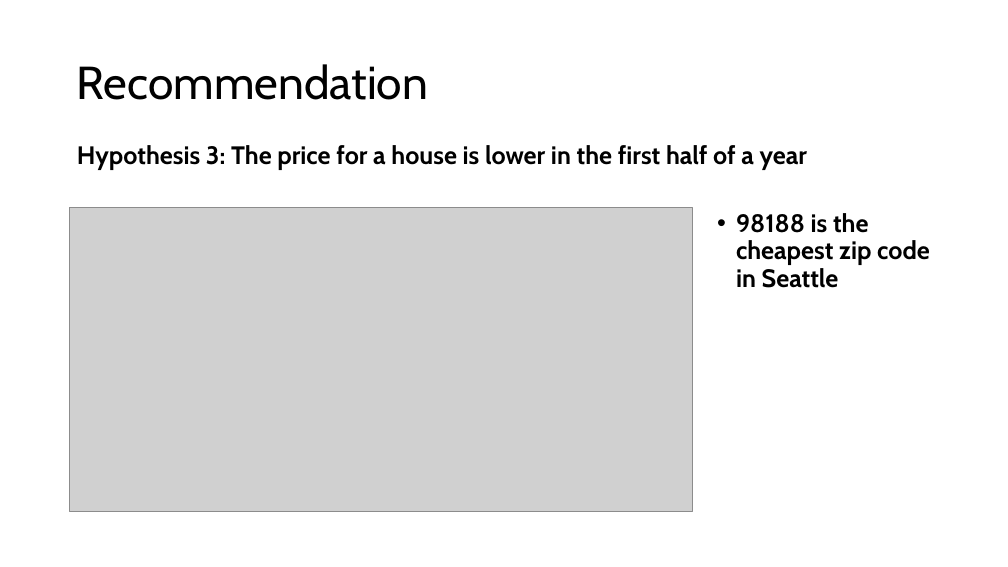
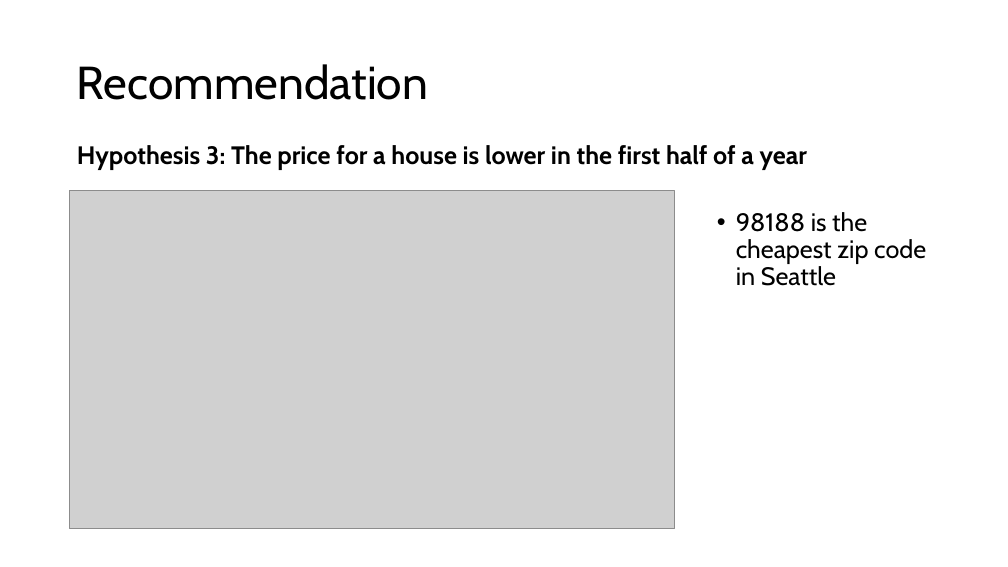
Before and after one commit to jale2025/ds-eda-project-template, a slide deck: slide 12 of King County Housing Data Presentation.pptx (slide 13 before the commit). Drawn at 1008x567 pixels with LibreOffice and Linux fonts; fonts in the diff are those of the drawing; grey boxes stand for pictures. Boxes give left, top, right and bottom in pixels: in the first picture for what was removed or moved away, otherwise in the second. Text is boxed around its words. In the diff, an @@ line names an element or a change of style, - is before the commit and + after.

```diff
--- a/King County Housing Data Presentation.pptx
+++ b/King County Housing Data Presentation.pptx
@@ picture resized from (x1=70, y1=208, x2=693, y2=512) to (x1=69, y1=191, x2=675, y2=529) @@
@@ text "98188 is the cheapest zip ..." at (x1=736, y1=212, x2=926, y2=286): bold off @@
```
Also in this commit, not shown: 3 other slides changed, 1 slide removed.
